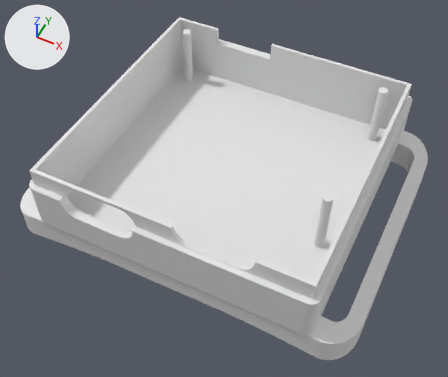
A saved change to the Blender file Cases/Main/Main Tracker.blend.
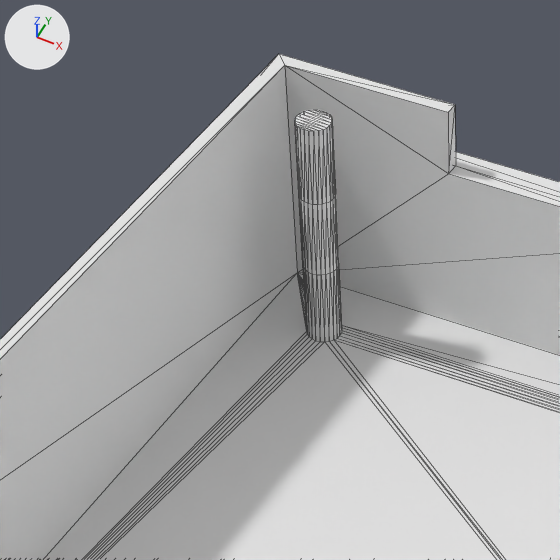
The first picture shows the older version from a 50 mm lens placed at (41.4, -54.2, 106.5), pointed at (1.4, 25.6, 6.7). The close-ups show both versions on the part from 26% to 54% of the width and 1% to 35% of the height of that picture; other places that the commit changed are outside them. Every picture has the same lights, and +X, +Y and +Z are marked at upper left. The close-ups show mesh edges as thin lines.

The first close-up shows 'breakout_slime.001'.
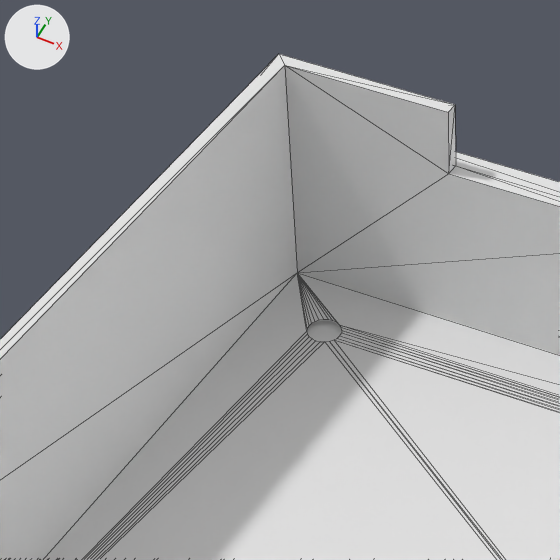
What differs and where, as boxes [x1, y1, x2, y2] in the close-ups (560 x 560 px):
part 1 of me_breakout_slime_001, deleted: before [295, 110, 342, 342]

Edits to the bpy script that builds the scene:
```text
Change me_breakout_slime_001:
    used by ob_breakout_slime_001; location = (0.27, 28.3, 7.85); scale = (1.0, 1.32, 1.0)
    remove me_breakout_slime_001.from_pydata(...)  # 792 vertices, 1584 faces; spans x -29.0..31.0, y -21.3..24.4, z -2.4..13.6
    add me_breakout_slime_001.from_pydata(...)  # 575 vertices, 1084 faces; spans x -29.0..31.0, y -21.3..24.4, z -2.4..13.5
    me_breakout_slime_001 part 1
    72 vertices are removed from x -24.0..-22.0, y 19.0..20.5, z 4.3..13.6
    166 faces are deleted
```
